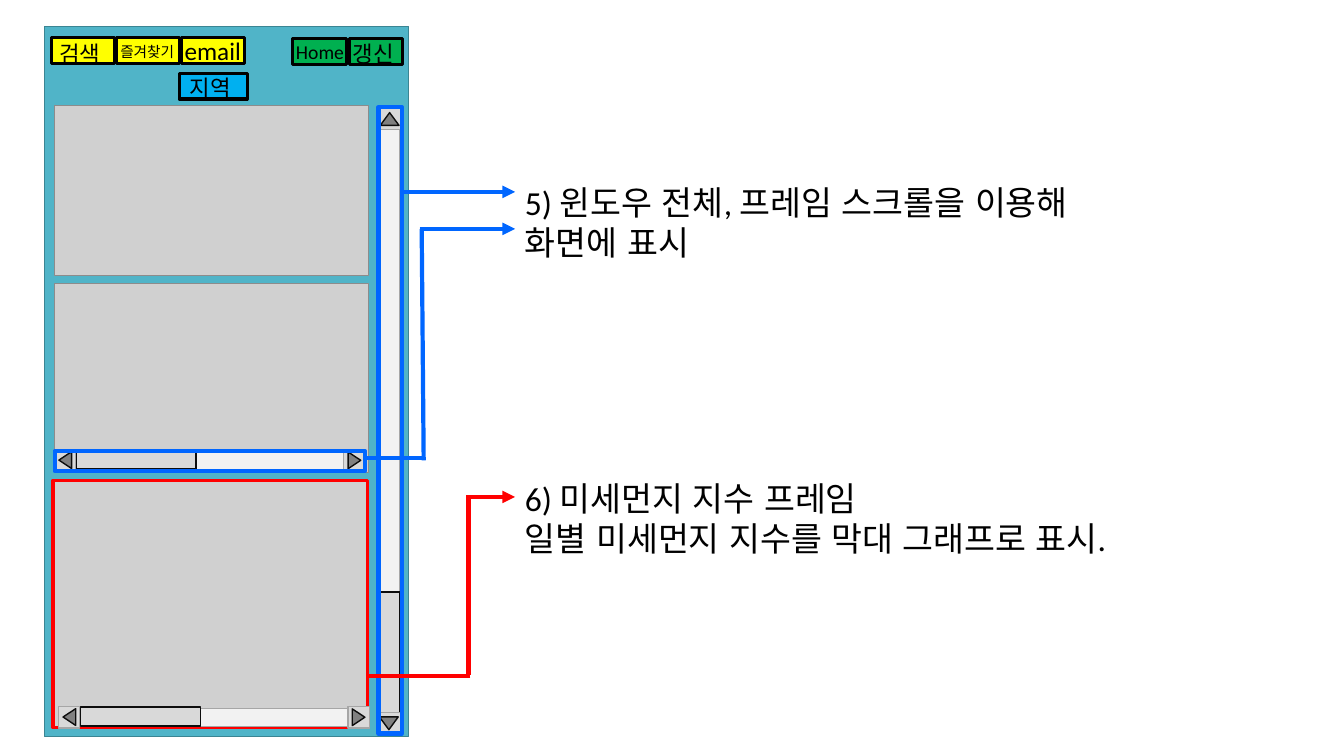
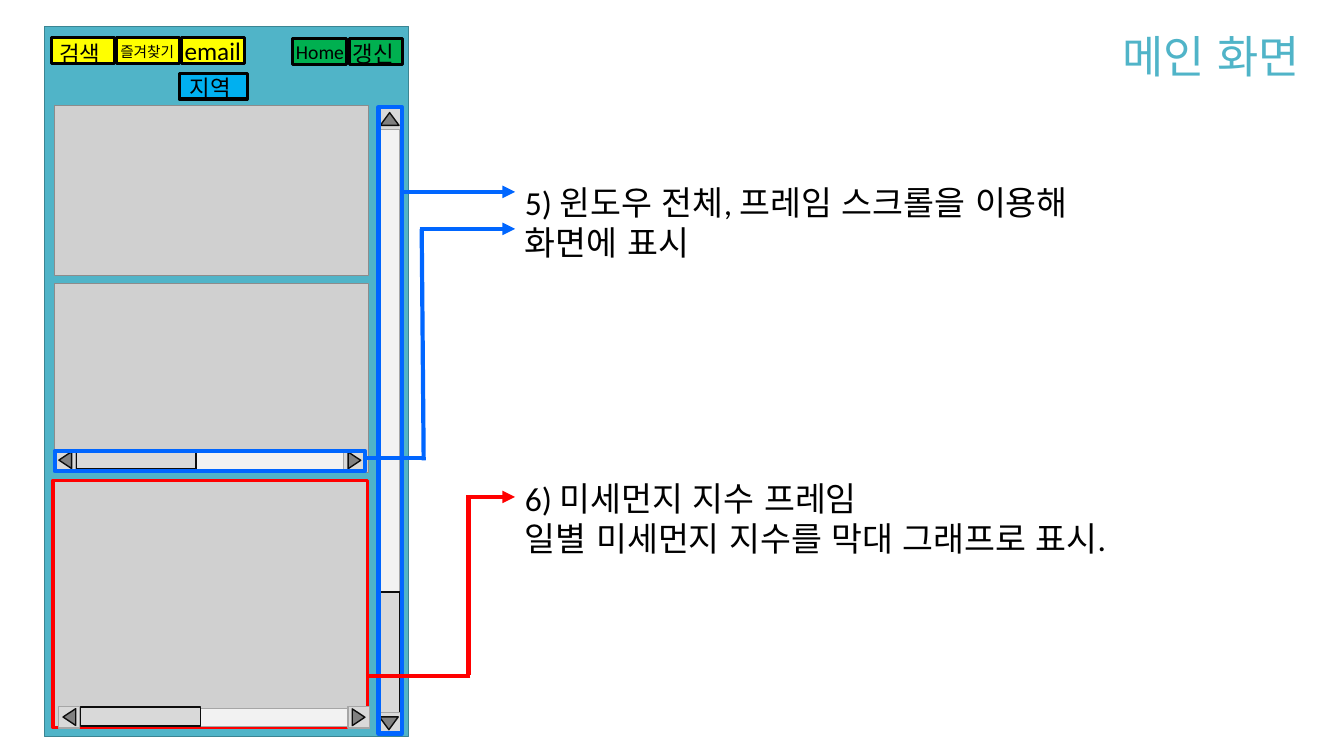
Before and after one commit to 1TAEK/ScriptLanguage-TermProject, a slide deck: slide 7 of 기획/2019스크립트언어 ㅌㅌ팀 기획발표.pptx (slide 5 before the commit). Drawn at 1344x756 pixels with LibreOffice and Linux fonts; fonts in the diff are those of the drawing; grey boxes stand for pictures. Boxes give left, top, right and bottom in pixels: in the first picture for what was removed or moved away, otherwise in the second. Text is boxed around its words. In the diff, an @@ line names an element or a change of style, - is before the commit and + after.

```diff
--- a/기획/2019스크립트언어 ㅌㅌ팀 기획발표.pptx
+++ b/기획/2019스크립트언어 ㅌㅌ팀 기획발표.pptx
@@ text added at [1122, 36, 1299, 77], 32 pt, text #50B4C8 @@
+메인 화면
```
Also in this commit, not shown: 4 other slides changed, 4 slides added.
